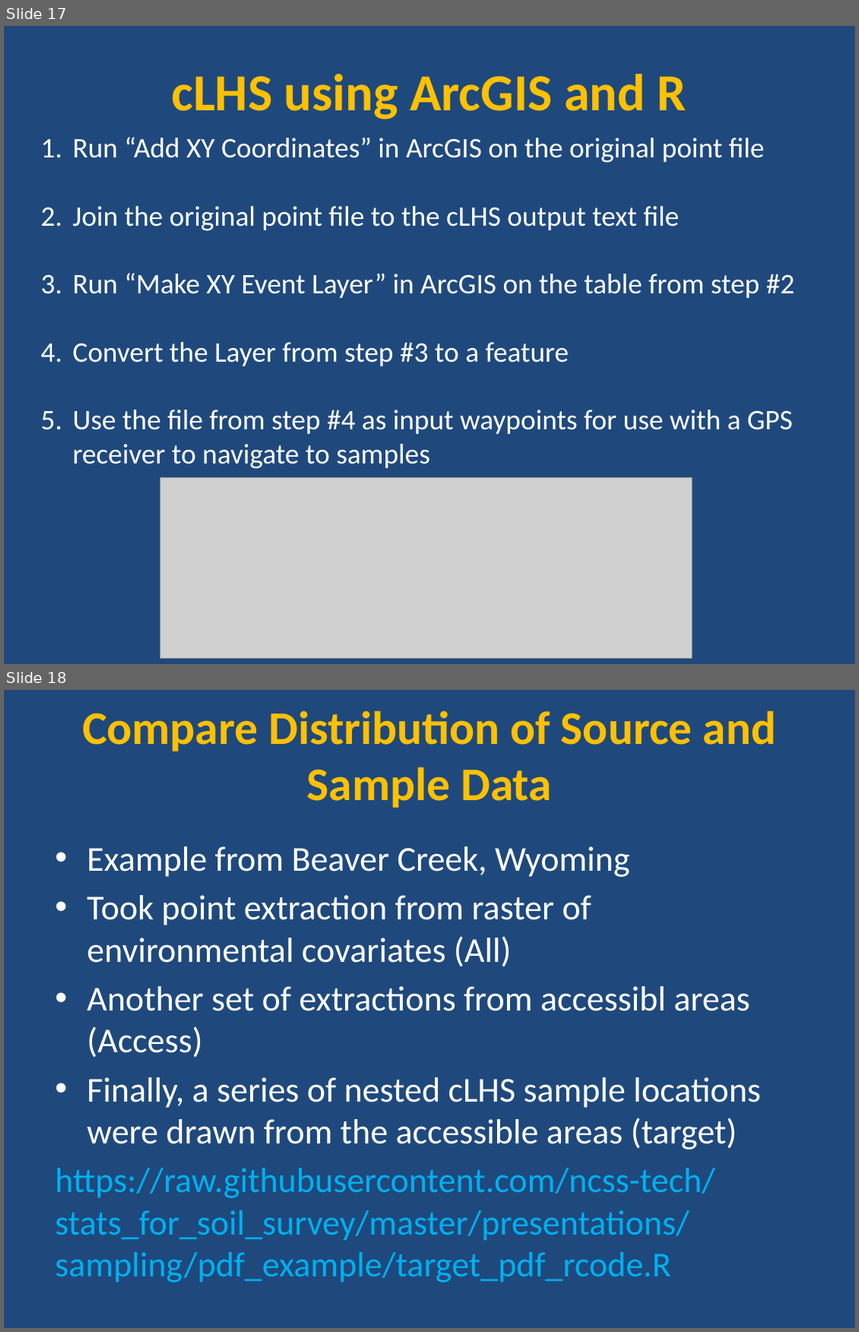
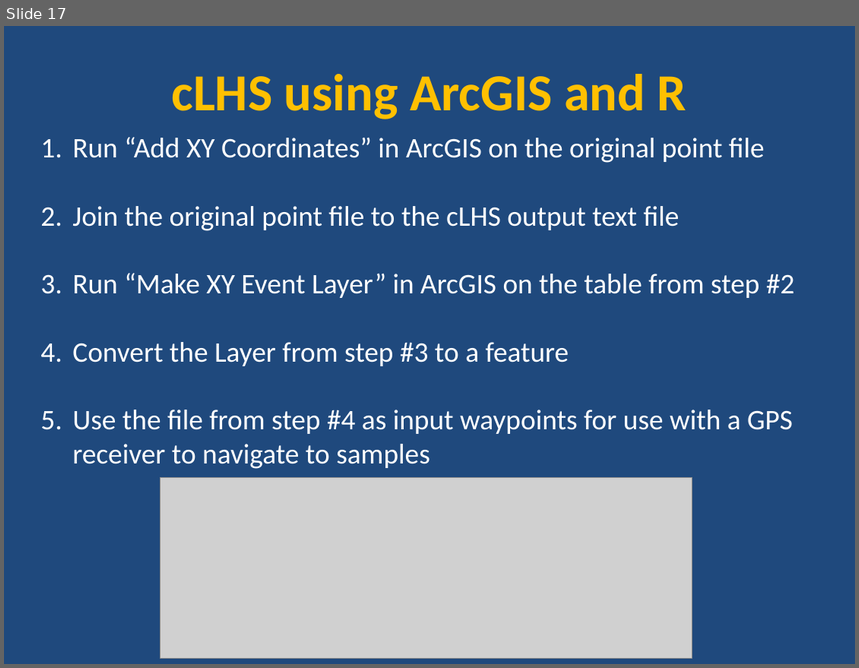
Before and after one commit to ncss-tech/stats_for_soil_survey, a slide deck: presentations/sampling/cLHS_sampling_R_example.pptx. Shown one above the other, each under a label of ours: slides 17 and 18 before the commit, slide 17 after it. The pictures are 859x1332 and 859x668 pixels, drawn with LibreOffice and Linux fonts; fonts in the diff are those of the drawing; grey boxes stand for pictures. Boxes give left, top, right and bottom in pixels: in the first picture for what was removed or moved away, otherwise in the second. Text is boxed around its words. In the diff, an @@ line names an element or a change of style, - is before the commit and + after.

Commit message:
update ppt for cLHS example
update ppt for cLHS example

```diff
--- a/presentations/sampling/cLHS_sampling_R_example.pptx
+++ b/presentations/sampling/cLHS_sampling_R_example.pptx
@@ slide 18 removed at [4,690,855,1328], background #1F497D @@
@@ title removed at [82,711,776,808] @@
-Compare Distribution of Source and Sample Data
@@ text removed at [55,847,761,1283] @@
-• Example from Beaver Creek, Wyoming
-• Took point extraction from raster of environmental covariates (All)
-• Another set of extractions from accessibl areas (Access)
-• Finally, a series of nested cLHS sample locations were drawn from the accessible areas (target)
-https://raw.githubusercontent.com/ncss-tech/stats_for_soil_survey/master/presentations/sampling/pdf_example/target_pdf_rcode.R
```
Also in this commit, not shown: 2 slides changed, 1 other slide removed.
